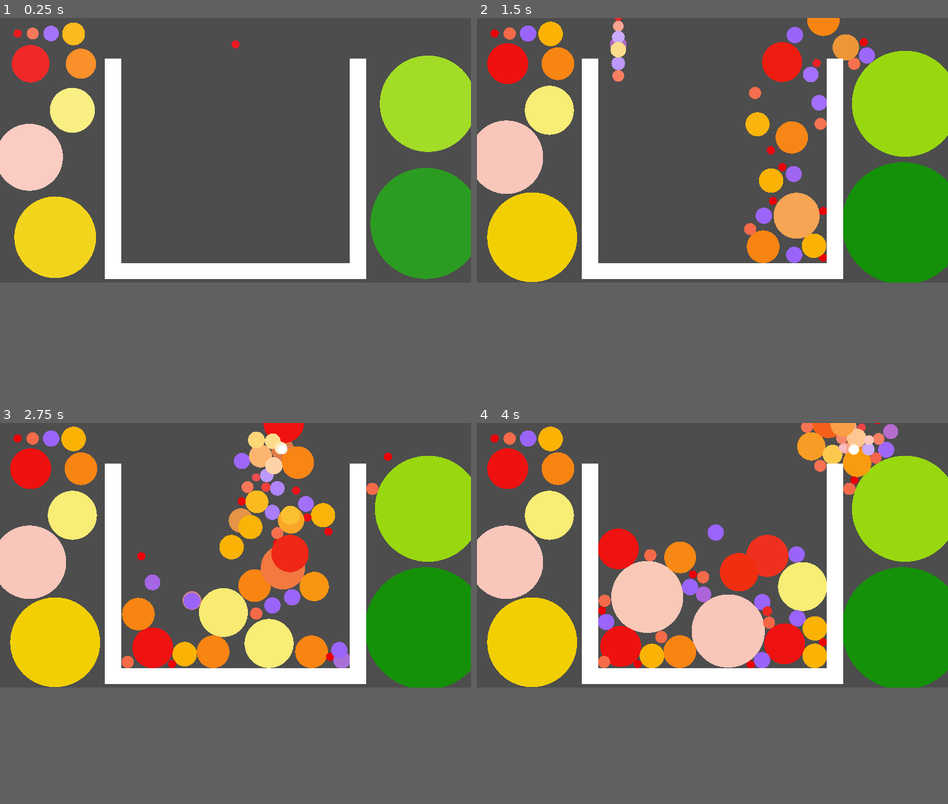
Above: before the commit, frames 1-4 (two rows, left to right).
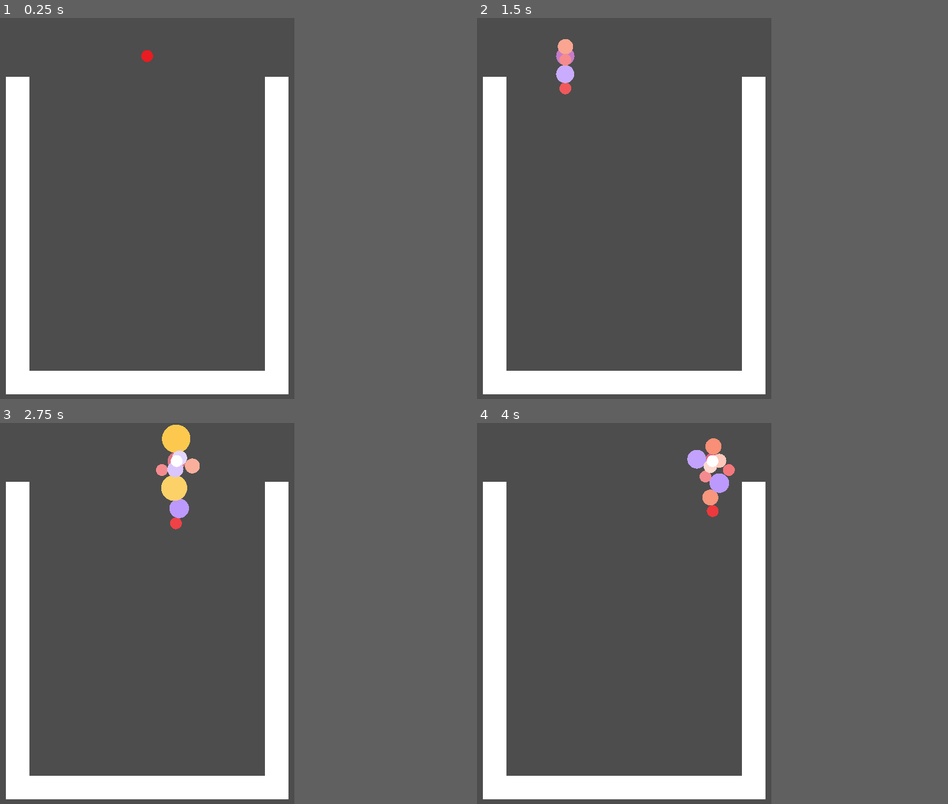
Above: after the commit, the same moments.

Repository: jamchen/melon_game
Game: Godot game, scene res://main.tscn
Two runs of this game, one before a commit and one after it. Both use one fixed random seed, a clock stepped at 60 frames per second and the inputs below.
Inputs (mouse positions are in pixels of both pictures, inside the frame that each line leads up to):
- Up to frame 1 (0.25 s): no input
- Up to frame 2 (1.5 s): tap Enter at 0.5 s; move the mouse to (816, 136) at 0.52 s; hold I 0.53-1.28 s; click (816, 136) at 0.67 s; move the mouse to (618, 162) at 1.27 s; tap I at 1.35 s; click (618, 162) at 1.42 s
- Up to frame 3 (2.75 s): move the mouse to (282, 495) at 2.02 s; hold I from 2.03 s (still down); click (282, 495) at 2.17 s
- Up to frame 4 (4 s): move the mouse to (688, 609) at 2.77 s; release I at 2.78 s; tap I at 2.85 s; click (688, 609) at 2.92 s; move the mouse to (853, 594) at 3.52 s; hold I from 3.53 s (still down); click (853, 594) at 3.67 s
In our replay, the window is 800x450 before the commit and 500x648 after it. These sizes can differ from the game's own. Grey fills any space a smaller window leaves; there, only what the larger window draws over its background counts as a difference.

The runs differ from the first frame. In frame 1, 32% of the frame differs, in the area x 0-100%, y 1-99%; in frame 2, 40%; in frame 3, 45%; in frame 4, 49%, in the area x 0-100%, y 0-99%.

Commit message:
Kill plane and thicker floor

Diff:
--- a/dropper.gd
+++ b/dropper.gd
@@ -4,6 +4,7 @@
 var level := 1
 const prefab := preload("res://fruit.tscn")
 var original_size : Vector2
+var cooldown := 0.0
 
 func _ready():
 	original_size = cursor.scale
@@ -13,14 +14,20 @@
 	$"..".add_child(fruit)
 	fruit.global_position = cursor.global_position
 	fruit.level = level
+	fruit.linear_velocity.y = 200.0
+	fruit.angular_velocity = randf_range(-1, 1)
 	level = randi_range(1, 5)
+	cooldown = 0.2
 
 func _process(delta):
+	cooldown -= delta
+
 	var t : float = 1.0 - pow(0.0001, delta)
 	cursor.scale = lerp(cursor.scale, original_size * Fruit.get_target_scale(level), t)
 	#cursor.global_position = get_viewport().get_mouse_position() - get_viewport().get_window().size * 0.5
 	cursor.position = get_local_mouse_position()
 	cursor.position.y = get_viewport_rect().position.y - get_viewport_rect().size.y * 0.4
+	cursor.position.x = clamp(cursor.position.x, -188, 188)
 
 	cursor.modulate = lerp(cursor.modulate, Fruit.get_color(level), t)
 
@@ -30,7 +37,8 @@
 func _input(event):
 	if event is InputEventMouseButton:
 		if event.is_released():
-			make_fruit()
+			if cooldown <= 0:
+				make_fruit()
 	elif event is InputEventKey:
-		if event.keycode == KEY_ESCAPE:
+		if event.keycode == KEY_ESCAPE and OS.has_feature("editor"):
 			get_tree().quit()
--- a/fruit.gd
+++ b/fruit.gd
@@ -8,6 +8,7 @@
 @onready var mesh := $MeshInstance2D
 @onready var collider := $CollisionShape2D
 var absorber : Fruit
+var lifetime := 0.0
 
 @export var colors : Array[Color]
 
@@ -57,6 +58,8 @@
 	mesh.global_position = global_position
 
 func _process(delta: float):
+	lifetime += delta
+
 	var t := 1.0 - pow(0.0001, delta)
 	mesh.modulate = lerp(mesh.modulate, get_color(level), t)
 	current_mass = get_target_mass(level)
--- a/fruit.tscn
+++ b/fruit.tscn
@@ -13,6 +13,8 @@
 [node name="fruit" type="RigidBody2D"]
 physics_material_override = SubResource("PhysicsMaterial_ifn83")
 can_sleep = false
+max_contacts_reported = 20
+contact_monitor = true
 script = ExtResource("1_tr8mk")
 colors = Array[Color]([Color(0.909804, 0.00784314, 0.0313726, 1), Color(0.960784, 0.415686, 0.282353, 1), Color(0.60392 …(349 unchanged characters)…
 
--- /dev/null
+++ b/kill_plane.gd
@@ -0,0 +1,18 @@
+extends Area2D
+
+
+# Called when the node enters the scene tree for the first time.
+func _ready():
+	pass # Replace with function body.
+
+
+# Called every frame. 'delta' is the elapsed time since the previous frame.
+func _process(delta):
+	for body in get_overlapping_bodies():
+		if body is Fruit and not body.freeze and body.lifetime > 0.2:
+			get_tree().reload_current_scene()
+
+
+func _on_body_entered(body):
+	if body is Fruit and not body.freeze and body.lifetime > 0.2:
+		get_tree().reload_current_scene()
--- /dev/null
+++ b/kill_plane.tscn
@@ -0,0 +1,15 @@
+[gd_scene load_steps=3 format=3 uid="uid://bbklr6uje06n"]
+
+[ext_resource type="Script" path="res://kill_plane.gd" id="1_e6cy5"]
+
+[sub_resource type="RectangleShape2D" id="RectangleShape2D_d3i48"]
+
+[node name="kill_plane" type="Area2D"]
+position = Vector2(-1065, -311)
+scale = Vector2(81.8199, 302.033)
+script = ExtResource("1_e6cy5")
+
+[node name="CollisionShape2D" type="CollisionShape2D" parent="."]
+shape = SubResource("RectangleShape2D_d3i48")
+
+[connection signal="body_entered" from="." to="." method="_on_body_entered"]
--- a/main.tscn
+++ b/main.tscn
@@ -1,8 +1,13 @@
-[gd_scene load_steps=5 format=3 uid="uid://bylfmehhedd51"]
+[gd_scene load_steps=8 format=3 uid="uid://bylfmehhedd51"]
 
 [ext_resource type="PackedScene" uid="uid://knwclft7rygx" path="res://wall.tscn" id="1_w1wyn"]
 [ext_resource type="PackedScene" uid="uid://btbhhs5nbl2ls" path="res://fruit.tscn" id="2_6wku7"]
+[ext_resource type="PackedScene" uid="uid://bbklr6uje06n" path="res://kill_plane.tscn" id="2_sj07l"]
 [ext_resource type="Script" path="res://dropper.gd" id="3_n5jpi"]
+
+[sub_resource type="RectangleShape2D" id="RectangleShape2D_efixp"]
+
+[sub_resource type="BoxMesh" id="BoxMesh_c7hof"]
 
 [sub_resource type="SphereMesh" id="SphereMesh_t3y8x"]
 
@@ -13,20 +18,40 @@
 [node name="walls" type="Node" parent="."]
 
 [node name="wall" parent="walls" instance=ExtResource("1_w1wyn")]
-position = Vector2(-300, 46)
+position = Vector2(-220, 46)
 scale = Vector2(2, 27)
 
 [node name="wall3" parent="walls" instance=ExtResource("1_w1wyn")]
-position = Vector2(300, 46)
+position = Vector2(220, 46)
 scale = Vector2(2, 27)
 
-[node name="wall2" parent="walls" instance=ExtResource("1_w1wyn")]
+[node name="floor" type="StaticBody2D" parent="walls"]
 position = Vector2(0, 296)
-scale = Vector2(28, 2)
+scale = Vector2(20, 2)
+
+[node name="CollisionShape2D" type="CollisionShape2D" parent="walls/floor"]
+position = Vector2(0, 90)
+scale = Vector2(2, 10)
+shape = SubResource("RectangleShape2D_efixp")
+
+[node name="MeshInstance2D" type="MeshInstance2D" parent="walls/floor"]
+scale = Vector2(20, 20)
+mesh = SubResource("BoxMesh_c7hof")
+
+[node name="kill_plane" parent="walls" instance=ExtResource("2_sj07l")]
+position = Vector2(-1064, 1760)
+
+[node name="kill_plane3" parent="walls" instance=ExtResource("2_sj07l")]
+position = Vector2(0, -2845)
+scale = Vector2(136.22, 257.113)
+
+[node name="kill_plane2" parent="walls" instance=ExtResource("2_sj07l")]
+position = Vector2(1066, 1760)
 
 [node name="fruit" parent="." instance=ExtResource("2_6wku7")]
 position = Vector2(-533, -286)
 freeze = true
+continuous_cd = 1
 
 [node name="fruit2" parent="." instance=ExtResource("2_6wku7")]
 position = Vector2(-496, -286)
--- a/project.godot
+++ b/project.godot
@@ -17,8 +17,10 @@
 
 [display]
 
+window/size/viewport_width=500
 window/stretch/mode="canvas_items"
-window/stretch/aspect="keep_height"
+window/stretch/aspect="expand"
+window/handheld/orientation=1
 
 [rendering]
 
